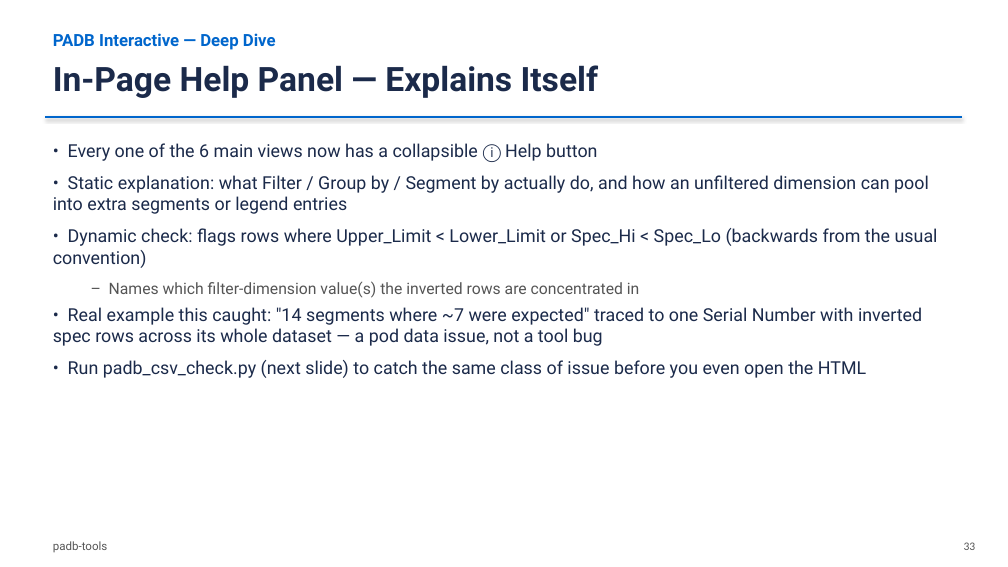
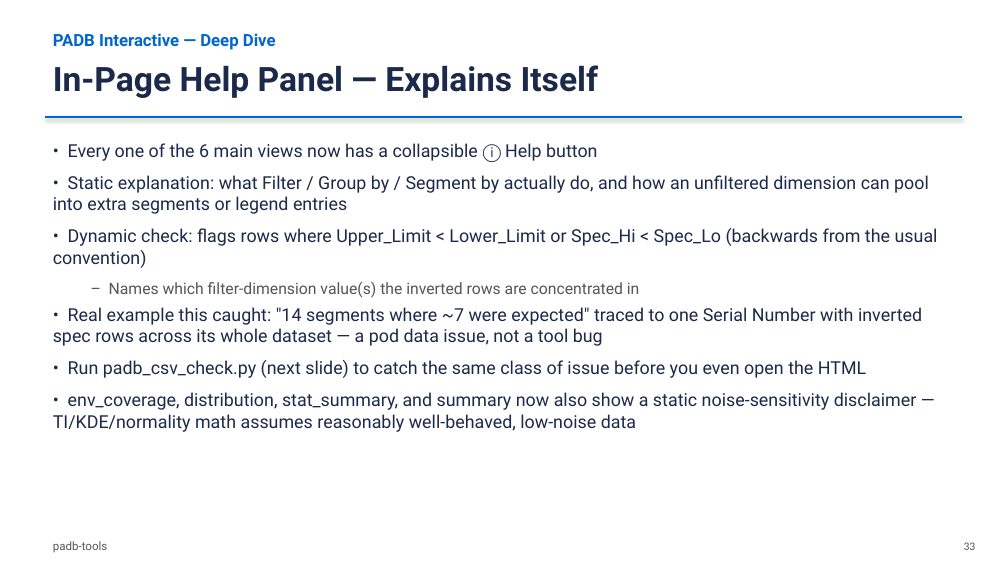
Before and after one commit to damurray/padb-tools, a slide deck: slide 33 of PADB_Simple_and_Interactive.pptx. Drawn at 1008x567 pixels with LibreOffice and Linux fonts; fonts in the diff are those of the drawing. Boxes give left, top, right and bottom in pixels: in the first picture for what was removed or moved away, otherwise in the second. Text is boxed around its words. In the diff, an @@ line names an element or a change of style, - is before the commit and + after.

```diff
--- a/PADB_Simple_and_Interactive.pptx
+++ b/PADB_Simple_and_Interactive.pptx
@@ text at [53,392,917,432]: paragraph added @@
+• env_coverage, distribution, stat_summary, and summary now also show a static noise-sensitivity disclaimer — TI/KDE/normality math assumes reasonably well-behaved, low-noise data
```
Also in this commit, not shown: 4 other slides changed, 1 slide added.
